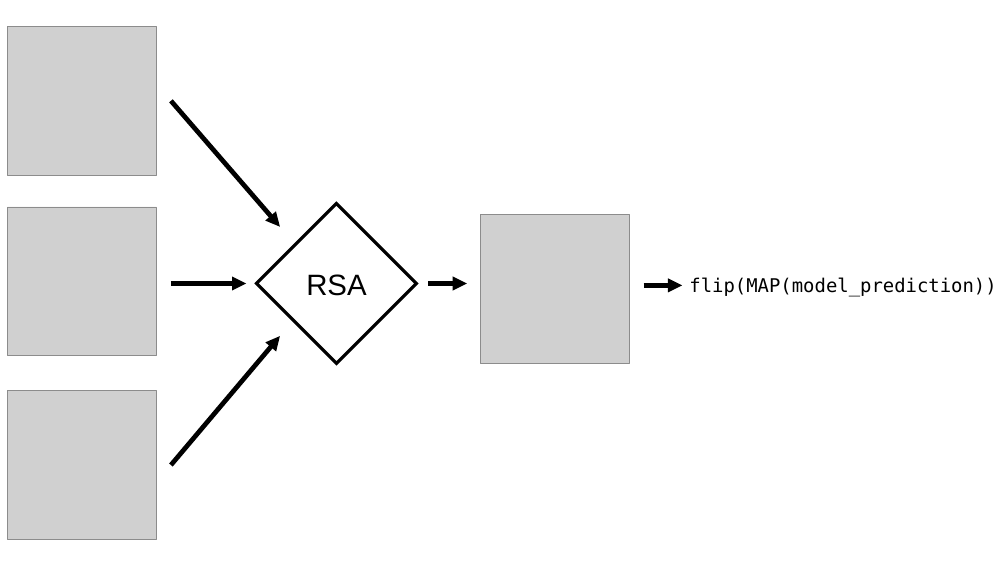
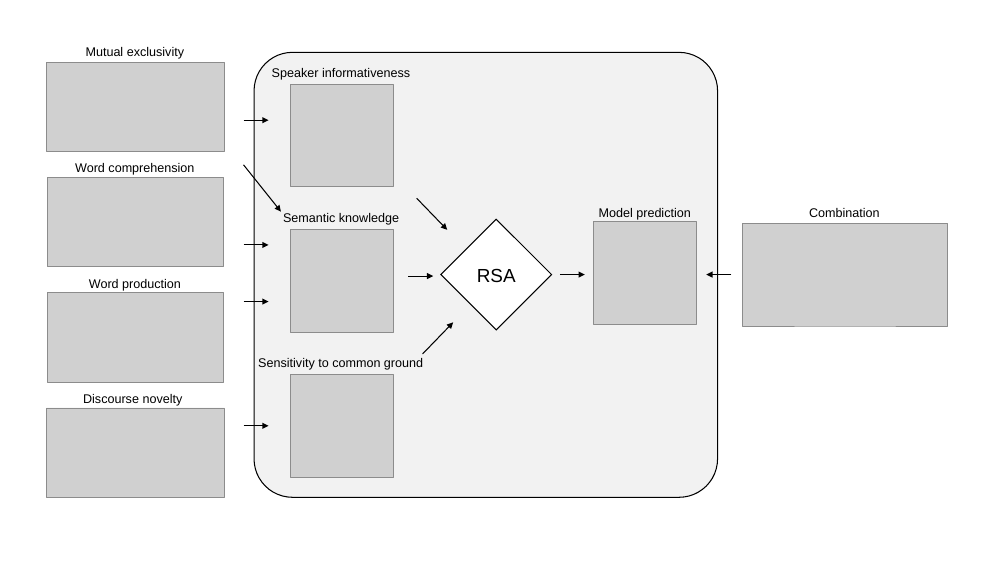
Before and after one commit to manuelbohn/spin-within, a slide deck: slide 2 of graphs/model_pred.pptx. Drawn at 1008x567 pixels with LibreOffice and Linux fonts; fonts in the diff are those of the drawing; grey boxes stand for pictures. Boxes give left, top, right and bottom in pixels: in the first picture for what was removed or moved away, otherwise in the second. Text is boxed around its words. In the diff, an @@ line names an element or a change of style, - is before the commit and + after.

```diff
--- a/graphs/model_pred.pptx
+++ b/graphs/model_pred.pptx
@@ group added at <box>47,47,948,498</box>: 9 pictures, 8 texts, 7 arrows, 1 rounded rectangle @@
+Mutual exclusivity
+Word comprehension
+Word production
+Discourse novelty
+Combination
+Speaker informativeness
+Semantic knowledge
+Sensitivity to common ground
@@ text at <box>599,208,691,220</box>: text changed; size 18 to 12 pt; font DejaVu Sans Mono to Arial @@
-flip(MAP(model_prediction))
+Model prediction
@@ diamond "RSA": place and size @@
-diamond "RSA" at <box>256,203,417,364</box>
+diamond "RSA" at <box>441,219,551,330</box>
@@ diamond "RSA" at <box>441,219,551,330</box>: size 28 to 18 pt; outline #000000 3 pt to #000000 1 pt @@
@@ arrow moved from (171, 284) - (247, 284) to (408, 276) - (433, 276) @@
@@ arrow (408, 276) - (433, 276): stroke #000000 4.5 pt to #000000 1 pt @@
@@ arrow moved from (429, 284) - (467, 284) to (560, 274) - (585, 274) @@
@@ arrow (560, 274) - (585, 274): stroke #000000 4.5 pt to #000000 1 pt @@
@@ arrow moved from (644, 285) - (682, 285) to (731, 274) - (706, 274) @@
@@ arrow (731, 274) - (706, 274): stroke #000000 4.5 pt to #000000 1 pt @@
@@ group removed at <box>8,26,629,540</box>: 4 pictures, 2 arrows @@
```
Also in this commit, not shown: 20 other files.
